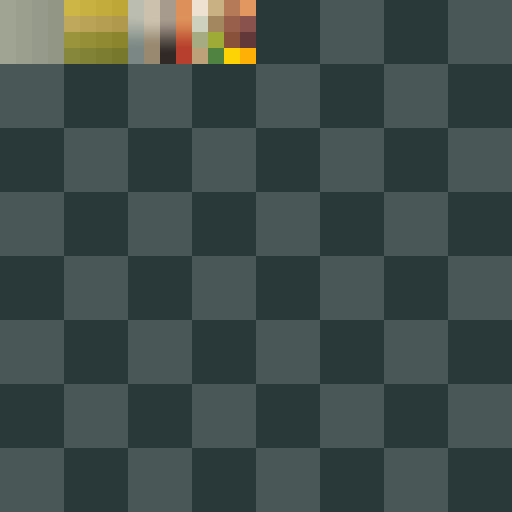
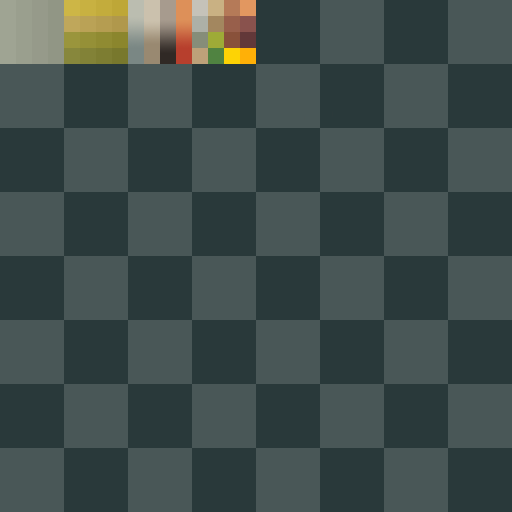
Revision of a layered 512x512 image; what changed, layer by layer:
added layer "Ebene 8" (45%) above "Ebene 6" over [192, 0, 208, 48]
